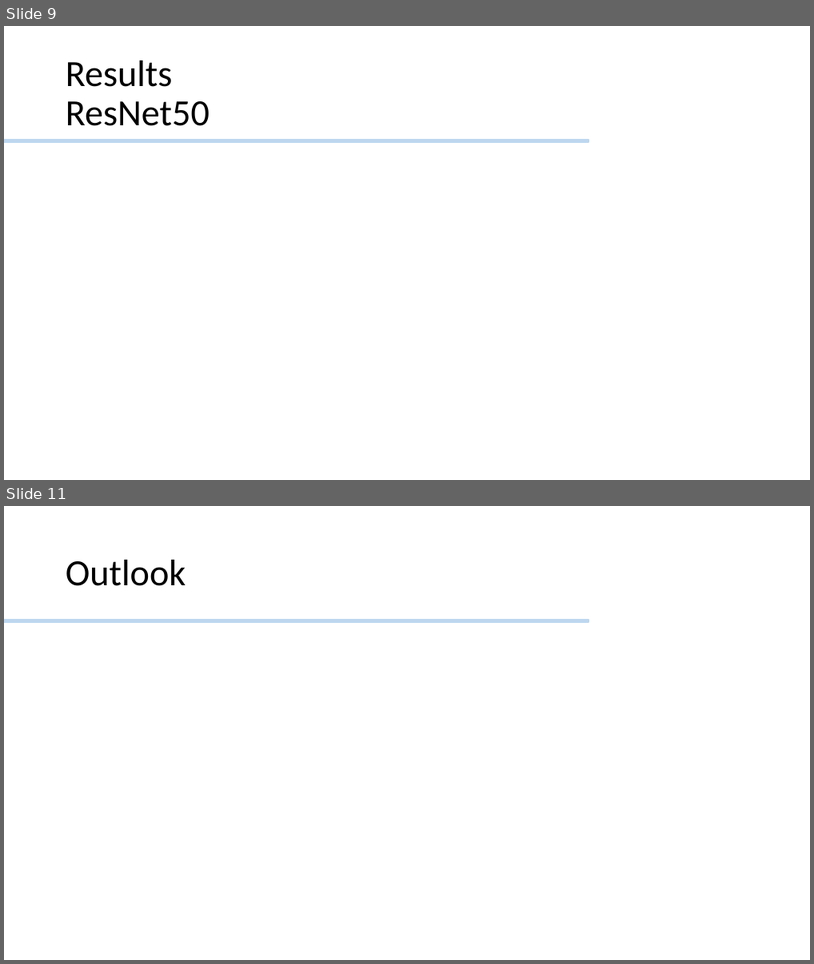
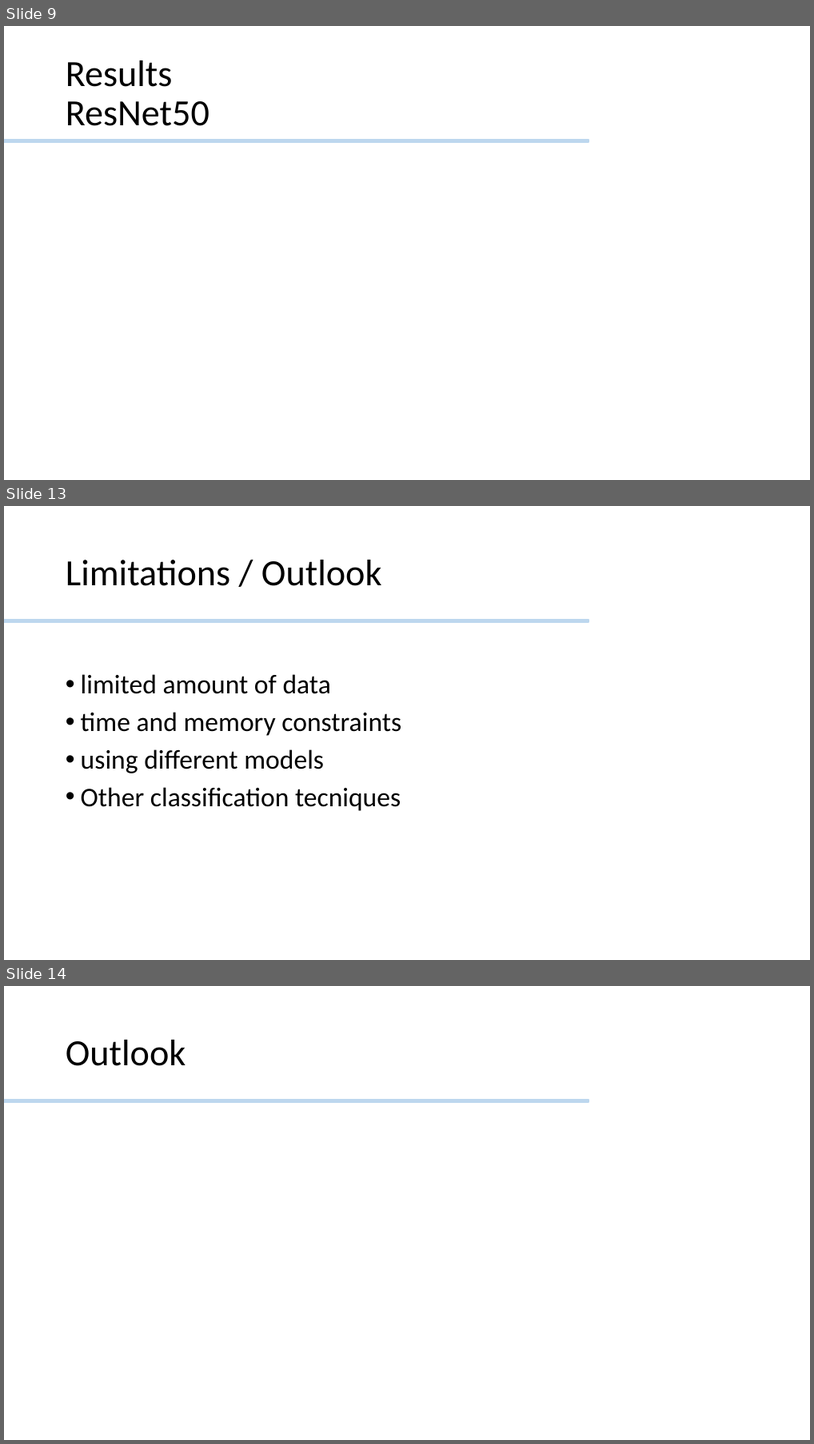
Before and after one commit to JessieMidgley/Seq-Bio-Project, a slide deck: GroupProject_finalPresentation.pptx. Shown one above the other, each under a label of ours: slides 9 and 11 before the commit, slides 9, 13 and 14 after it; the slides between them are not shown. The pictures are 814x964 and 814x1444 pixels, drawn with LibreOffice and Linux fonts; fonts in the diff are those of the drawing. Boxes give left, top, right and bottom in pixels: in the first picture for what was removed or moved away, otherwise in the second. Text is boxed around its words. In the diff, an @@ line names an element or a change of style, - is before the commit and + after.

```diff
--- a/GroupProject_finalPresentation.pptx
+++ b/GroupProject_finalPresentation.pptx
@@ slide 13 added at (x1=4, y1=506, x2=810, y2=960), background #FFFFFF @@
@@ title added at (x1=66, y1=560, x2=382, y2=586), 44 pt, text #000000 @@
+Limitations / Outlook
@@ rounded rectangle added at (x1=4, y1=619, x2=589, y2=622), fill #BDD7EE, outline #BDD7EE 1 pt @@
@@ text added at (x1=81, y1=674, x2=402, y2=811), 32 pt, text #000000 @@
+• limited amount of data
+• time and memory constraints
+• using different models
+• Other classification tecniques
@@ what was slide 11 is now slide 14 @@
```
Also in this commit, not shown: 1 slide changed, 3 other slides added, 1 slide removed.
